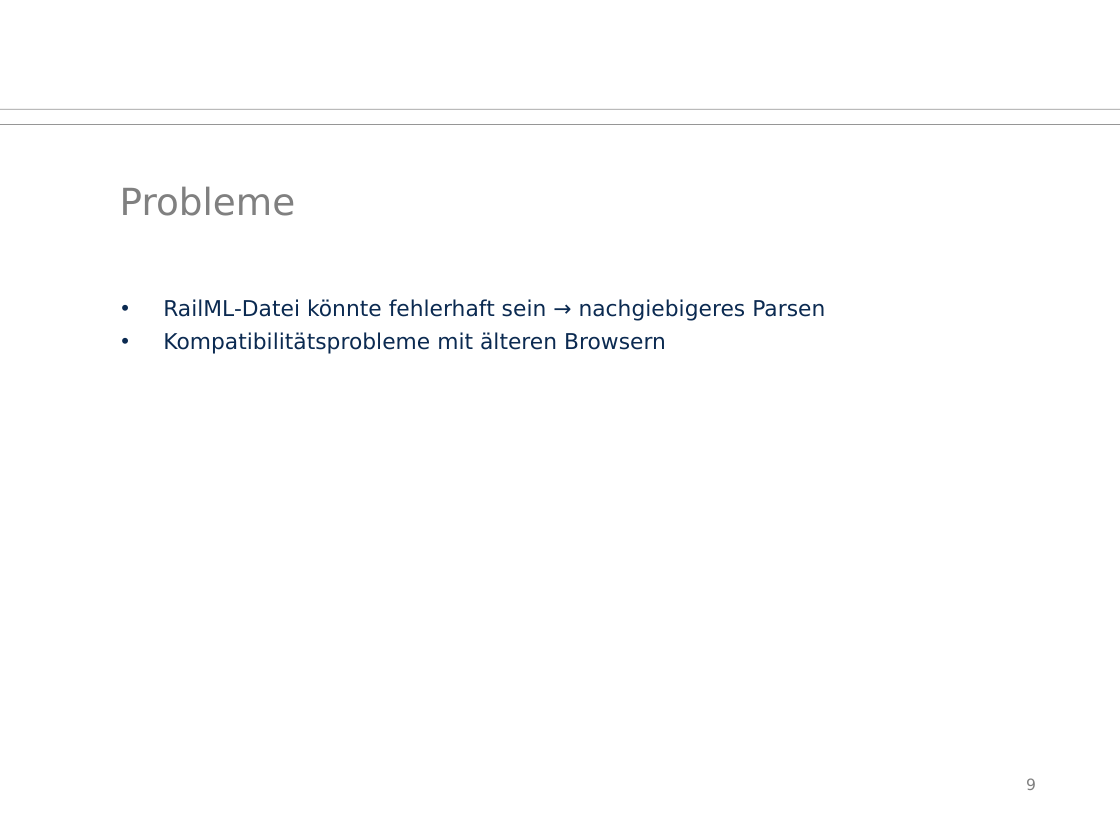
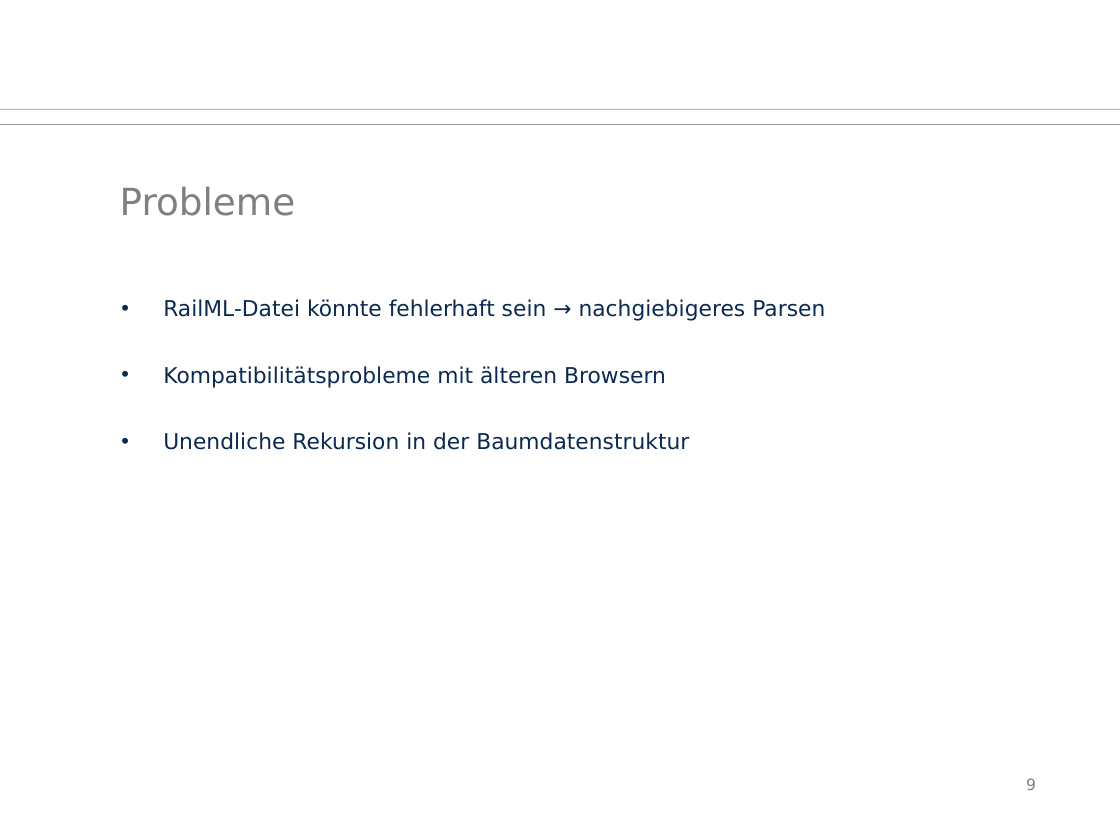
Before and after one commit to Juu98/fahrgastinformationssystem, a slide deck: slide 9 of organisation/zwischenpraesentation.odp. Drawn at 1120x840 pixels with LibreOffice and Linux fonts; fonts in the diff are those of the drawing; background and template pictures are left out. Boxes give left, top, right and bottom in pixels: in the first picture for what was removed or moved away, otherwise in the second. Text is boxed around its words. In the diff, an @@ line names an element or a change of style, - is before the commit and + after.

```diff
--- a/organisation/zwischenpraesentation.odp
+++ b/organisation/zwischenpraesentation.odp
@@ text at (163, 432, 689, 450): paragraph added @@
+• Unendliche Rekursion in der Baumdatenstruktur
```
Also in this commit, not shown: 4 other slides changed, 1 other file.
